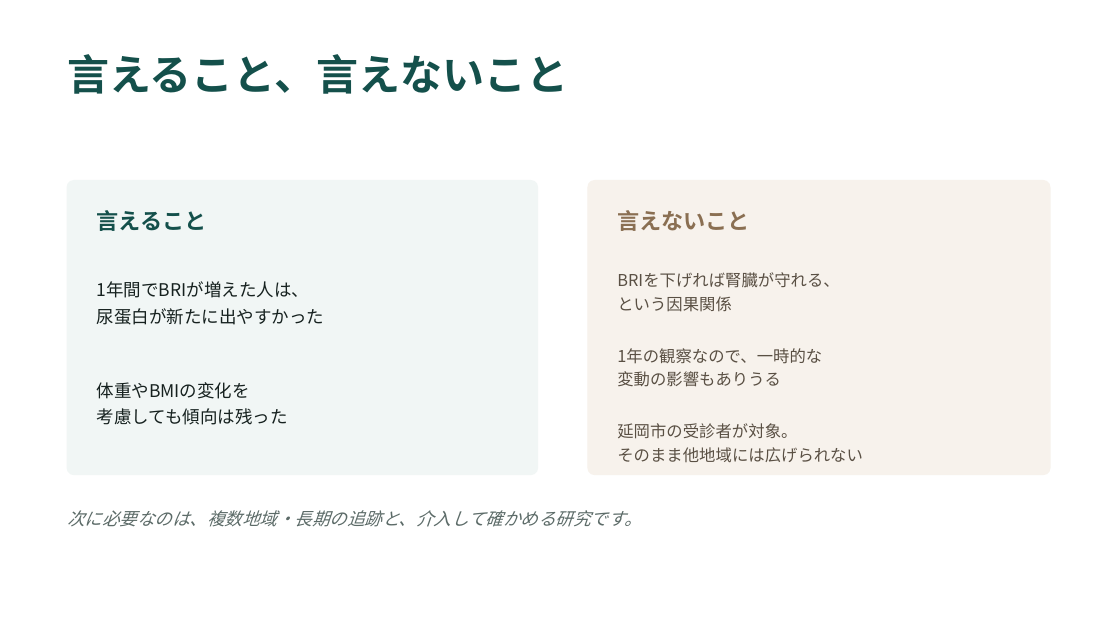
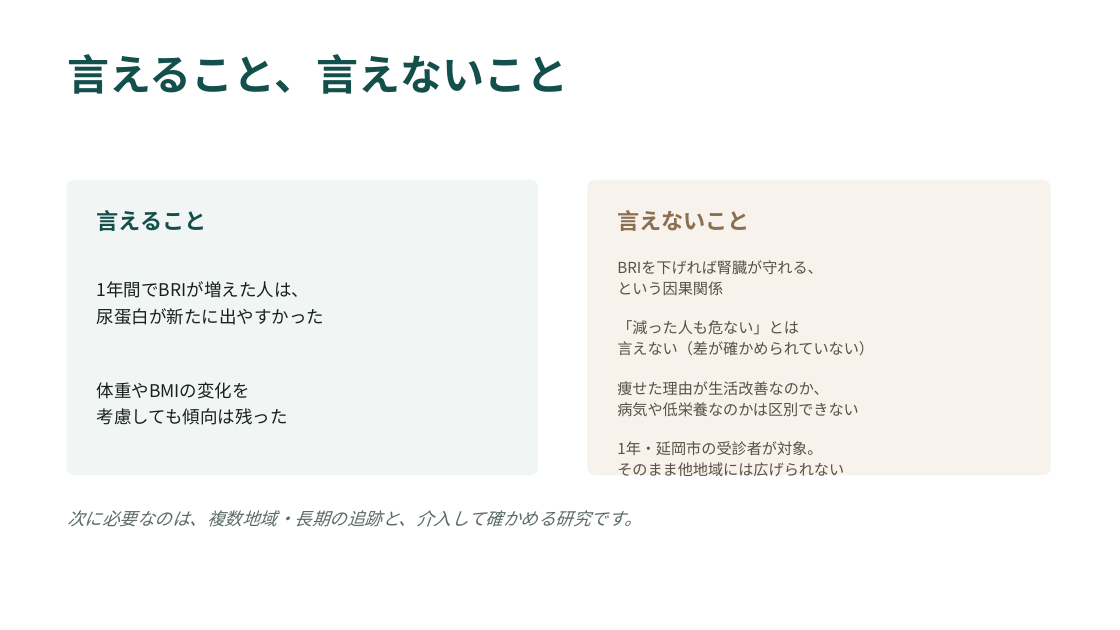
Before and after one commit to taisako082600-spec/pharmacare, a slide deck: slide 18 of PharmaCare_紹介資料.pptx. Drawn at 1120x630 pixels with LibreOffice and Linux fonts; fonts in the diff are those of the drawing. Boxes give left, top, right and bottom in pixels: in the first picture for what was removed or moved away, otherwise in the second. Text is boxed around its words. In the diff, an @@ line names an element or a change of style, - is before the commit and + after.

```diff
--- a/PharmaCare_紹介資料.pptx
+++ b/PharmaCare_紹介資料.pptx
@@ text "BRIを下げれば腎臓が守れる、": place and size @@
-text "BRIを下げれば腎臓が守れる、" at <box>617,272,839,312</box>
+text "BRIを下げれば腎臓が守れる、" at <box>617,260,823,295</box>
@@ text "BRIを下げれば腎臓が守れる、" at <box>617,260,823,295</box>: size 14 to 13 pt; line spacing 1.2 to 1.15 @@
@@ text at <box>617,320,874,356</box>: text changed; size 14 to 13 pt @@
-1年の観察なので、一時的な
-変動の影響もありうる
+「減った人も危ない」とは
+言えない（差が確かめられていない）
@@ text added at <box>617,381,858,417</box>, 13 pt, text #5A5044 @@
+痩せた理由が生活改善なのか、
+病気や低栄養なのかは区別できない
@@ text at <box>617,441,822,455</box>: text changed; size 14 to 13 pt @@
-延岡市の受診者が対象。
+1年・延岡市の受診者が対象。
@@ text "1年・延岡市の受診者が対象。": place and size @@
-text "1年・延岡市の受診者が対象。" at <box>617,423,863,462</box>
+text "1年・延岡市の受診者が対象。" at <box>617,441,844,476</box>
@@ text at <box>617,462,844,476</box>: size 14 to 13 pt in "そのまま他地域には広げられない"; line spacing 1.2 to 1.15 @@
```
Also in this commit, not shown: 3 other slides changed, 1 other file.
